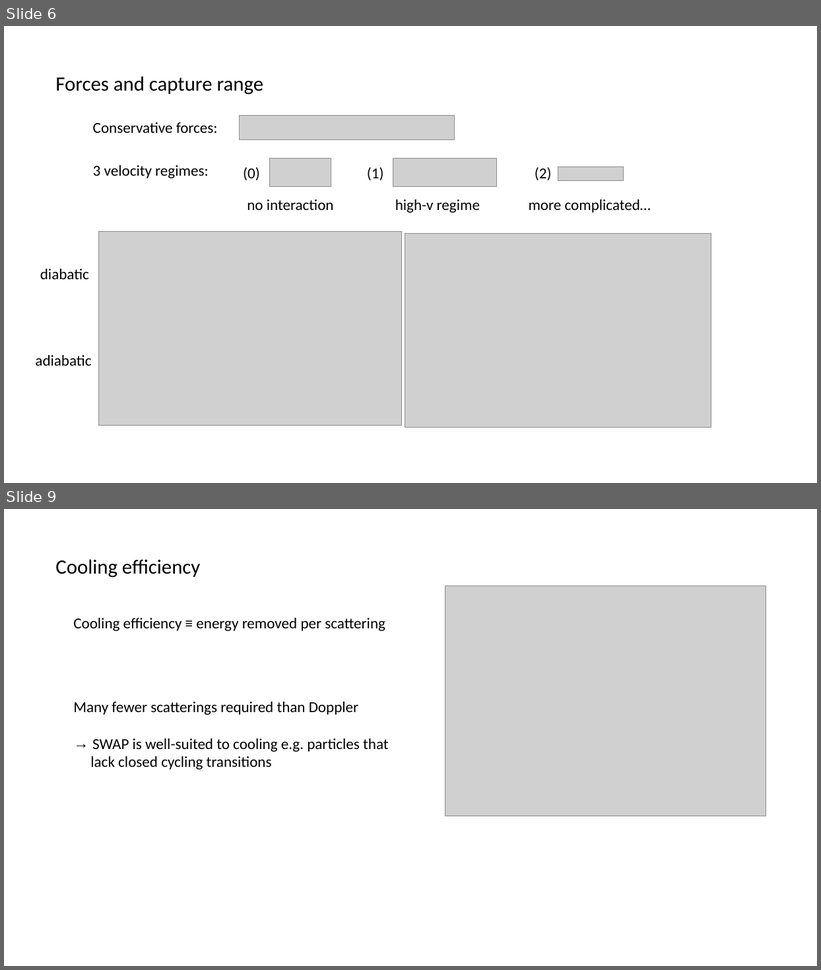
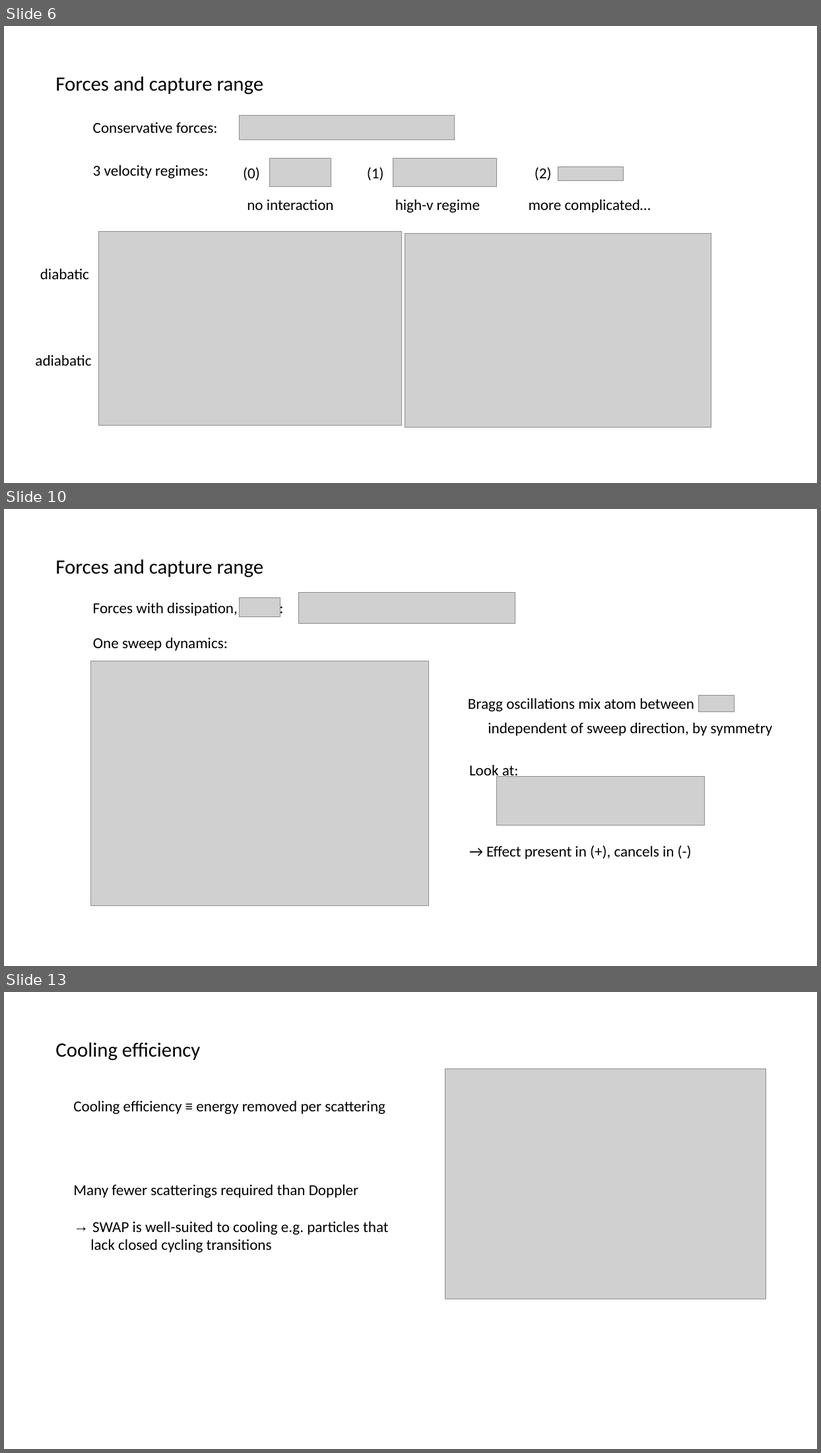
Before and after one commit to huanium/huanium, a slide deck: MIT PhD/ZGS/ZGS -Aug-26-2022/BUI-ZGS-Aug-26-2022.pptx. Shown one above the other, each under a label of ours: slides 6 and 9 before the commit, slides 6, 10 and 13 after it; the slides between them are not shown. The pictures are 821x970 and 821x1453 pixels, drawn with LibreOffice and Linux fonts; fonts in the diff are those of the drawing; grey boxes stand for pictures. Boxes give left, top, right and bottom in pixels: in the first picture for what was removed or moved away, otherwise in the second. Text is boxed around its words. In the diff, an @@ line names an element or a change of style, - is before the commit and + after.

```diff
--- a/MIT PhD/ZGS/ZGS -Aug-26-2022/BUI-ZGS-Aug-26-2022.pptx
+++ b/MIT PhD/ZGS/ZGS -Aug-26-2022/BUI-ZGS-Aug-26-2022.pptx
@@ slide 10 added at (x1=4, y1=509, x2=817, y2=966), background #FFFFFF @@
@@ text added at (x1=55, y1=559, x2=264, y2=578), 24 pt, text #000000 @@
+Forces and capture range
@@ text added at (x1=93, y1=603, x2=238, y2=616), 18 pt, text #000000 @@
+Forces with dissipation, ::
@@ picture added at (x1=240, y1=597, x2=281, y2=617) @@
@@ picture added at (x1=298, y1=593, x2=516, y2=623) @@
@@ text added at (x1=93, y1=638, x2=228, y2=651), 18 pt, text #000000 @@
+One sweep dynamics:
@@ picture added at (x1=91, y1=661, x2=429, y2=906) @@
@@ text added at (x1=468, y1=698, x2=694, y2=712), 18 pt, text #000000 @@
+Bragg oscillations mix atom between
@@ picture added at (x1=699, y1=695, x2=734, y2=712) @@
@@ text added at (x1=488, y1=723, x2=773, y2=736), 18 pt, text #000000 @@
+independent of sweep direction, by symmetry
@@ text added at (x1=469, y1=765, x2=519, y2=780), 18 pt, text #000000 @@
+Look at:
@@ picture added at (x1=497, y1=777, x2=705, y2=825) @@
@@ text added at (x1=486, y1=846, x2=674, y2=859), 18 pt, text #000000 @@
+→ Effect present in (+), cancels in (-)
@@ what was slide 9 is now slide 13 @@
```
Also in this commit, not shown: 2 slides changed, 3 other slides added, 24 other files.
